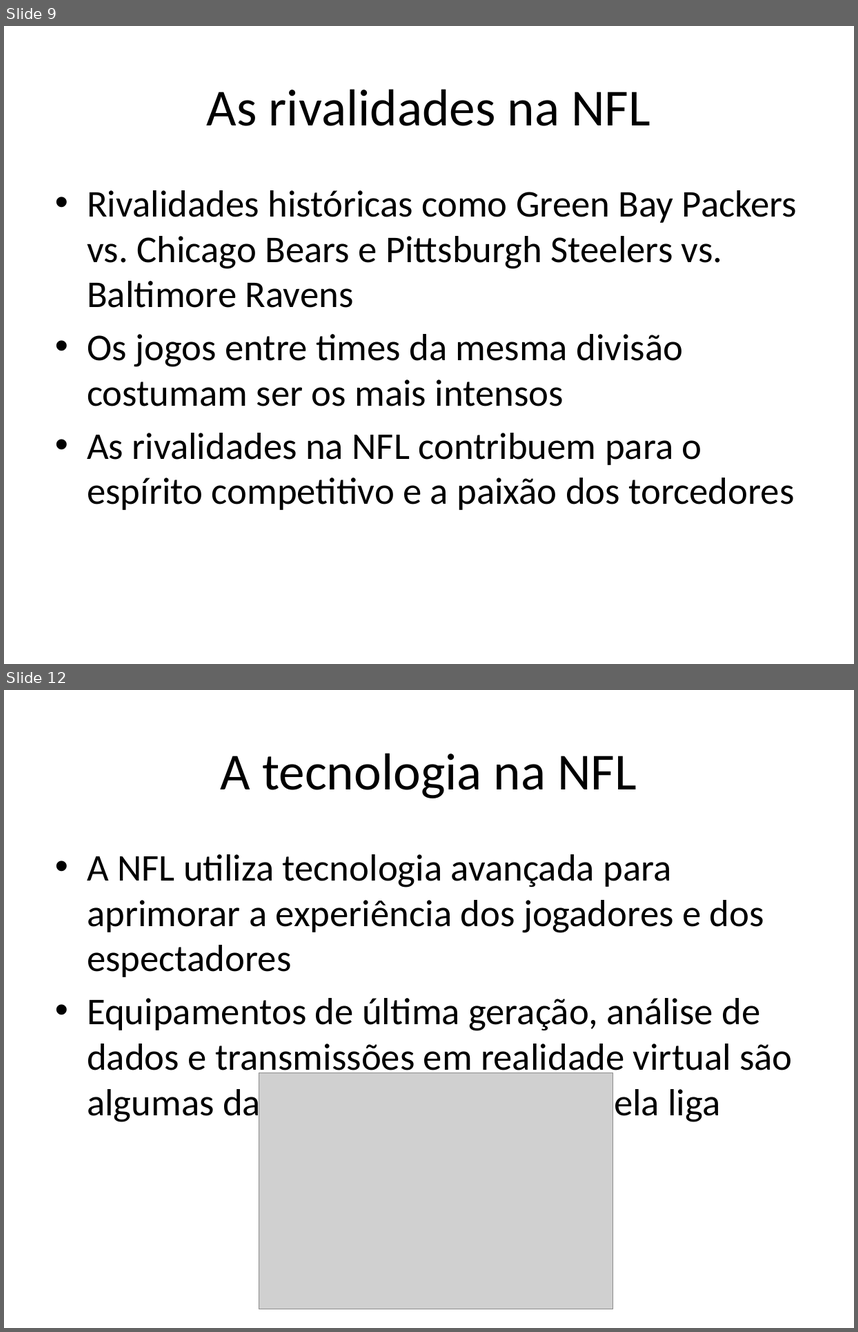
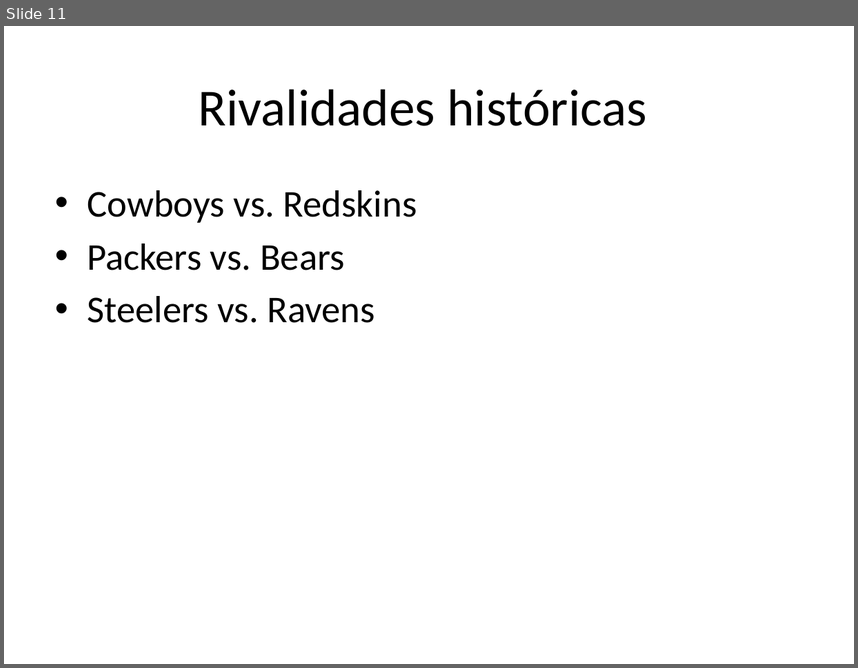
Before and after one commit to lcdlemos/EstagioNutes, a slide deck: IA/auto_apresentacao_IA.pptx. Shown one above the other, each under a label of ours: slides 9 and 12 before the commit, slide 11 after it; the slides between them are not shown. The pictures are 858x1332 and 858x668 pixels, drawn with LibreOffice and Linux fonts; fonts in the diff are those of the drawing; grey boxes stand for pictures. Boxes give left, top, right and bottom in pixels: in the first picture for what was removed or moved away, otherwise in the second. Text is boxed around its words. In the diff, an @@ line names an element or a change of style, - is before the commit and + after.

```diff
--- a/IA/auto_apresentacao_IA.pptx
+++ b/IA/auto_apresentacao_IA.pptx
@@ slide 12 removed at (4,690,854,1328), background #FFFFFF @@
@@ title removed at (221,753,637,798) @@
-A tecnologia na NFL
@@ text removed at (87,854,793,1124) @@
-• A NFL utiliza tecnologia avançada para aprimorar a experiência dos jogadores e dos espectadores
-• Equipamentos de última geração, análise de dados e transmissões em realidade virtual são algumas das inovações adotadas pela liga
@@ picture removed at (259,1072,613,1309) @@
@@ what was slide 9 is now slide 11 @@
@@ slide 11 changed as well @@
@@ title at (199,89,647,126): text changed @@
-As rivalidades na NFL
+Rivalidades históricas
@@ text at (87,190,417,323): text changed @@
-• Rivalidades históricas como Green Bay Packers vs. Chicago Bears e Pittsburgh Steelers vs. Baltimore Ravens
-• Os jogos entre times da mesma divisão costumam ser os mais intensos
-• As rivalidades na NFL contribuem para o espírito competitivo e a paixão dos torcedores
+• Cowboys vs. Redskins
+• Packers vs. Bears
+• Steelers vs. Ravens
```
Also in this commit, not shown: 8 other slides changed, 9 slides added, 4 other slides removed, 7 other files.
